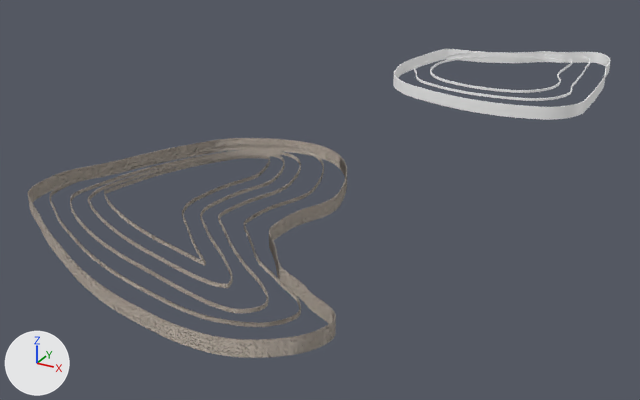
The glTF model webVR/models/glbModels/terraceSidings.glb, before and after one commit.
Before and after are seen from a camera (50 mm lens) standing at (80.0, -271.0, 111.0) and looking at (-68.0, -2.0, -23.0). The lights are fixed; the arrows at lower left show +X, +Y and +Z. Where no turn or scale is listed for an object, it has been applied to the vertices. Vertices at the same position are counted once.

Names of what the first picture shows: 'terraceSidings'.
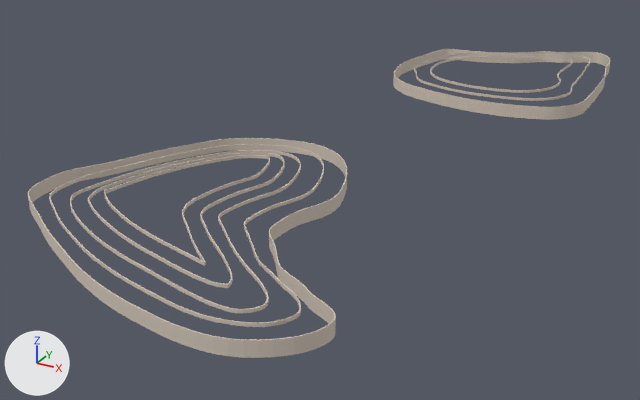
Location of each change, [x1, y1, x2, y2] in pixels of the pictures (640 x 400 px):
```json
{"part": 1, "of": "me_terracesidings", "change": "cut back", "before": [393, 72, 587, 120], "after": [393, 71, 587, 120]}
{"part": 2, "of": "me_terracesidings", "change": "cut back", "before": [212, 138, 347, 220], "after": [228, 144, 346, 209]}
{"part": 3, "of": "me_terracesidings", "change": "surface changed", "before": [28, 56, 573, 358], "after": [28, 56, 573, 358]}
{"part": 4, "of": "me_terracesidings", "change": "recoloured", "before": [49, 144, 324, 327], "after": [49, 144, 324, 327]}
{"part": 5, "of": "me_terracesidings", "change": "recoloured", "before": [394, 49, 611, 119], "after": [394, 49, 611, 119]}
```

Edits to the scene script, one JSON object a line:
```json
{"op": "add", "block": "mat_granite_b_80cm_001", "code": ["mat_granite_b_80cm_001 = principled_material('/Granite_B_80cm.001')", "mat_granite_b_80cm_001.texture = img_granite_b_diff", "mat_granite_b_80cm_001.roughness = 1.0"]}
{"block": "me_terracesidings", "where": "# used by ob_terracesidings; location = (0.0, 0.0, 0.0)"}
{"op": "remove", "block": "me_terracesidings", "code": "me_terracesidings.from_pydata(...)  # 24345 vertices, 47859 faces; spans x -123.0..7.0, y -134.0..166.0, z -1.0..8.0"}
{"op": "add", "block": "me_terracesidings", "code": "me_terracesidings.from_pydata(...)  # 23557 vertices, 46288 faces; spans x -123.0..7.0, y -134.0..166.0, z -1.0..8.0"}
{"block": "me_terracesidings", "change": "me_terracesidings part 1: 178 vertices moved within x -79.0..7.0, y 64.0..104.0, z -1.0..6.0; 603 vertices removed from x -79.0..-1.0, y 64.0..105.0, z -1.0..6.0; 105 vertices added at x -79.0..7.0, y 66.0..87.0, z 0.0..5.0"}
{"block": "me_terracesidings", "change": "me_terracesidings part 2: 85 vertices moved within x -84.0..-37.0, y -62.0..-22.0, z -1.0..8.0; 397 vertices removed from x -96.0..-36.0, y -62.0..-13.0, z 0.0..8.0; 107 vertices added at x -84.0..-36.0, y -61.0..-24.0, z -1.0..8.0"}
{"block": "me_terracesidings", "change": "me_terracesidings part 3: 13093 kept faces spanning x -123.0..7.0, y -134.0..138.0, z -1.0..8.0 get new texture (UV) coordinates"}
{"block": "me_terracesidings", "change": "me_terracesidings part 4: 26736 faces spanning x -123.0..-2.0, y -134.0..-13.0, z -1.0..8.0 switch from mat_granite_b_80cm to mat_granite_b_80cm_001 (picture img_granite_b_diff)"}
{"block": "me_terracesidings", "change": "me_terracesidings part 5: 14999 faces spanning x -82.0..7.0, y 64.0..166.0, z -1.0..6.0 switch from mat_porcelain (picture img_porcelain_200_f80) to mat_granite_b_80cm_001 (picture img_granite_b_diff)"}
```
